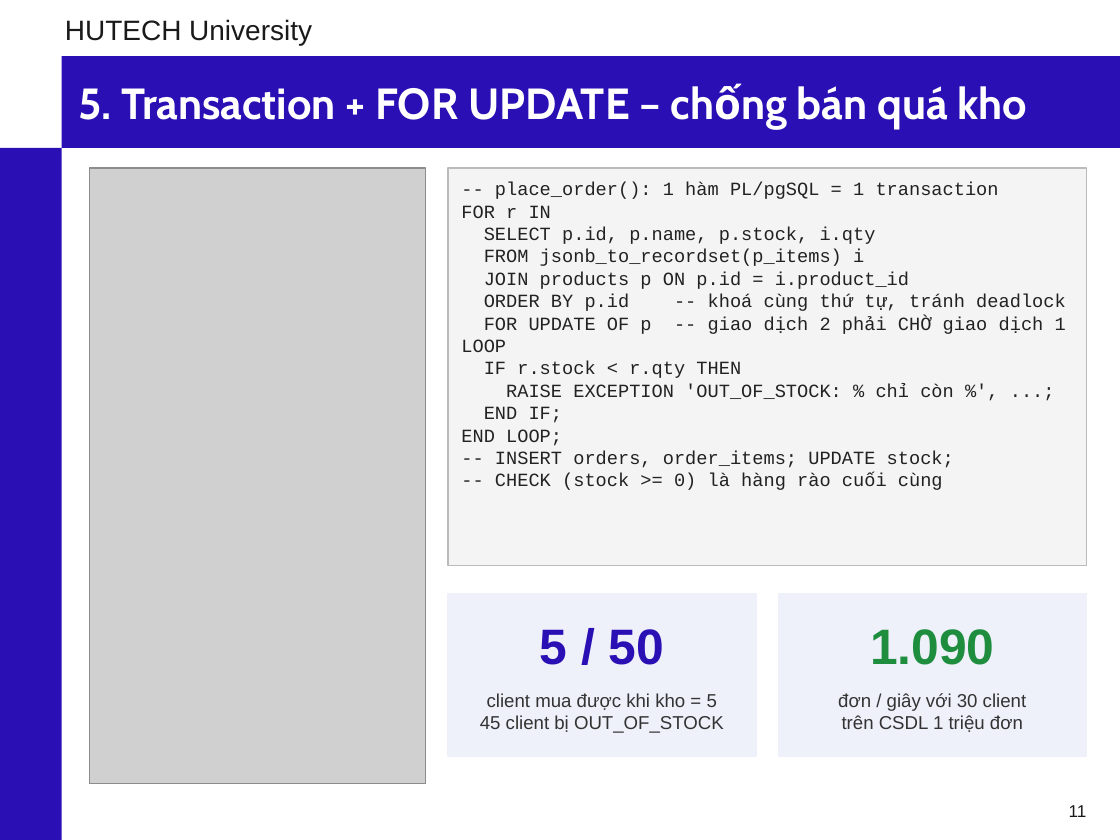
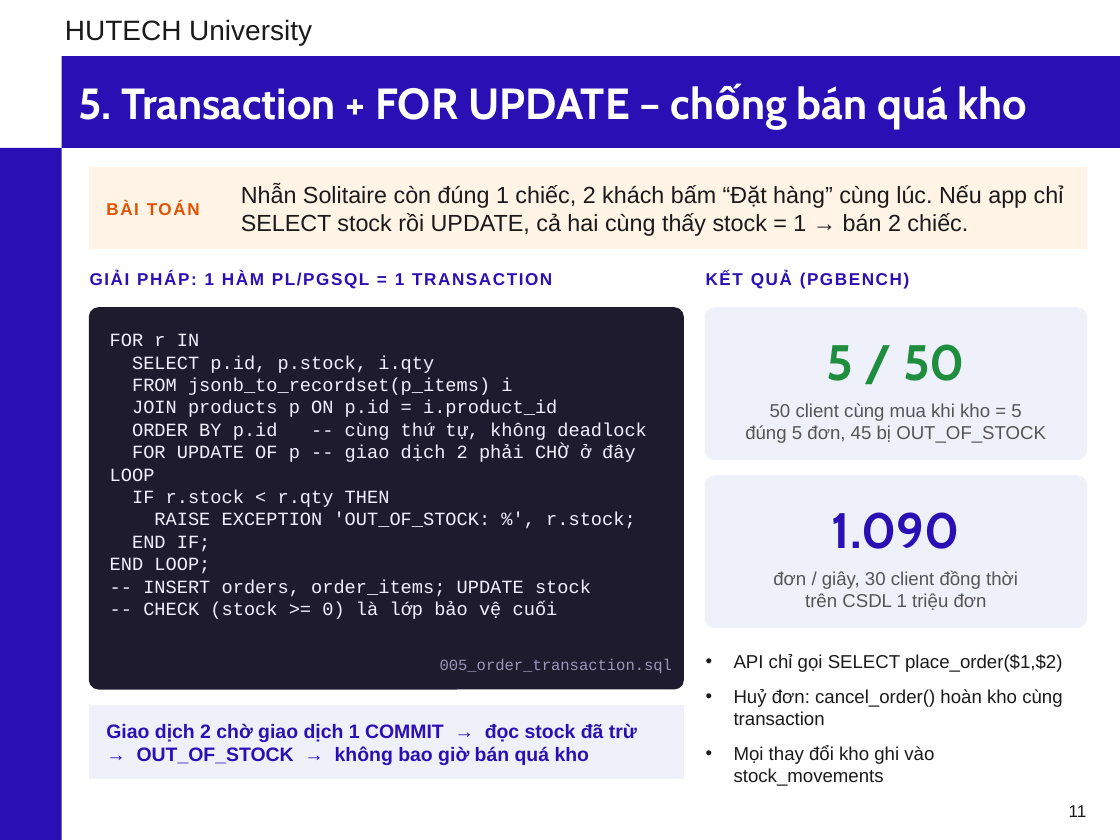
Before and after one commit to phunganhtuan123/master-csdl, a slide deck: slide 11 of docs/Slide_CSDL_Nhom6_PostgreSQL.pptx. Drawn at 1120x840 pixels with LibreOffice and Linux fonts; fonts in the diff are those of the drawing; grey boxes stand for pictures; background and template pictures are left out. Boxes give left, top, right and bottom in pixels: in the first picture for what was removed or moved away, otherwise in the second. Text is boxed around its words. In the diff, an @@ line names an element or a change of style, - is before the commit and + after.

```diff
--- a/docs/Slide_CSDL_Nhom6_PostgreSQL.pptx
+++ b/docs/Slide_CSDL_Nhom6_PostgreSQL.pptx
@@ picture removed at [90, 168, 426, 784] @@
@@ rectangle added at [90, 168, 1086, 249], fill #FFF4E5, outline #FFF4E5 1 pt @@
@@ rectangle removed at [448, 168, 1086, 566] @@
@@ text added at [106, 201, 200, 215], 11 pt, text #E65100, bold @@
+BÀI TOÁN
@@ text added at [241, 184, 1064, 236], 15 pt, text #1A1A1A @@
+Nhẫn Solitaire còn đúng 1 chiếc, 2 khách bấm “Đặt hàng” cùng lúc. Nếu app chỉ SELECT stock rồi UPDATE, cả hai cùng thấy stock = 1 → bán 2 chiếc.
@@ text at [495, 182, 999, 199]: paragraph removed @@
--- place_order(): 1 hàm PL/pgSQL = 1 transaction
@@ text added at [90, 271, 552, 289], 11 pt, text #2A10B4, bold @@
+GIẢI PHÁP: 1 HÀM PL/PGSQL = 1 TRANSACTION
@@ text added at [706, 271, 909, 289], 11 pt, text #2A10B4, bold @@
+KẾT QUẢ (PGBENCH)
@@ rounded rectangle added at [90, 308, 683, 689], fill #1E1B2E, outline #1E1B2E 1 pt @@
@@ text "FOR r IN": place and size @@
-text "FOR r IN" at [461, 182, 1066, 490]
+text "FOR r IN" at [110, 333, 647, 619]
@@ text "5 / 50": place and size @@
-text "5 / 50" at [540, 629, 664, 665]
+text "5 / 50" at [827, 344, 965, 381]
@@ text "5 / 50" at [827, 344, 965, 381]: font Arial to Cabin, text colour #2A10B4 to #1E8E3E @@
@@ rounded rectangle added at [706, 308, 1086, 459], fill #EEF0FA, outline #EEF0FA 1 pt @@
@@ text at [110, 333, 557, 574]: text colour #222222 to #F2F0FF in "FOR r IN", "FROM jsonb_to_recordset(p_items) i", "JOIN products p ON p.id = i.product_id", "LOOP" and 3 more places @@
@@ text at [132, 356, 434, 373]: text changed; text colour #222222 to #F2F0FF @@
-SELECT p.id, p.name, p.stock, i.qty
+SELECT p.id, p.stock, i.qty
@@ text at [745, 403, 1046, 443]: text changed; text colour #333333 to #555555 @@
-client mua được khi kho = 5
-45 client bị OUT_OF_STOCK
+50 client cùng mua khi kho = 5
+đúng 5 đơn, 45 bị OUT_OF_STOCK
@@ text at [132, 423, 647, 462]: text changed; text colour #222222 to #F2F0FF @@
-ORDER BY p.id -- khoá cùng thứ tự, tránh deadlock
-FOR UPDATE OF p -- giao dịch 2 phải CHỜ giao dịch 1
+ORDER BY p.id -- cùng thứ tự, không deadlock
+FOR UPDATE OF p -- giao dịch 2 phải CHỜ ở đây
@@ rounded rectangle added at [706, 476, 1086, 627], fill #EEF0FA, outline #EEF0FA 1 pt @@
@@ text "1.090": place and size @@
-text "1.090" at [870, 629, 995, 665]
+text "1.090" at [832, 512, 960, 549]
@@ text "1.090" at [832, 512, 960, 549]: font Arial to Cabin, text colour #1E8E3E to #2A10B4 @@
@@ text at [154, 512, 636, 529]: text changed; text colour #222222 to #F2F0FF @@
-RAISE EXCEPTION 'OUT_OF_STOCK: % chỉ còn %', ...;
+RAISE EXCEPTION 'OUT_OF_STOCK: %', r.stock;
@@ text "đơn / giây, 30 client ...": place and size @@
-text "đơn / giây, 30 client ..." at [838, 693, 1026, 732]
+text "đơn / giây, 30 client ..." at [773, 570, 1018, 610]
@@ text at [143, 580, 591, 619]: text changed; text colour #222222 to #F2F0FF @@
--- INSERT orders, order_items; UPDATE stock;
--- CHECK (stock >= 0) là hàng rào cuối cùng
+-- INSERT orders, order_items; UPDATE stock
+-- CHECK (stock >= 0) là lớp bảo vệ cuối
@@ rectangle removed at [448, 594, 756, 756] @@
@@ text at [773, 570, 1018, 589]: text changed; text colour #333333 to #555555 @@
-đơn / giây với 30 client
+đơn / giây, 30 client đồng thời
@@ rectangle removed at [778, 594, 1086, 756] @@
@@ text at [805, 593, 987, 610]: text colour #333333 to #555555 in "trên CSDL 1 triệu đơn" @@
@@ text added at [440, 659, 673, 673], 10 pt, text #9A96B8 @@
+005_order_transaction.sql
@@ text added at [734, 654, 1062, 786], 12 pt, text #1A1A1A @@
+• API chỉ gọi SELECT place_order($1,$2)
+• Huỷ đơn: cancel_order() hoàn kho cùng transaction
+• Mọi thay đổi kho ghi vào stock_movements
@@ rectangle added at [90, 706, 683, 778], fill #EEF0FA, outline #EEF0FA 1 pt @@
@@ text added at [106, 723, 637, 765], 12.5 pt, text #2A10B4, bold @@
+Giao dịch 2 chờ giao dịch 1 COMMIT → đọc stock đã trừ → OUT_OF_STOCK → không bao giờ bán quá kho
```
Also in this commit, not shown: 15 other slides changed, 1 slide added, 1 slide removed, 43 other files.
